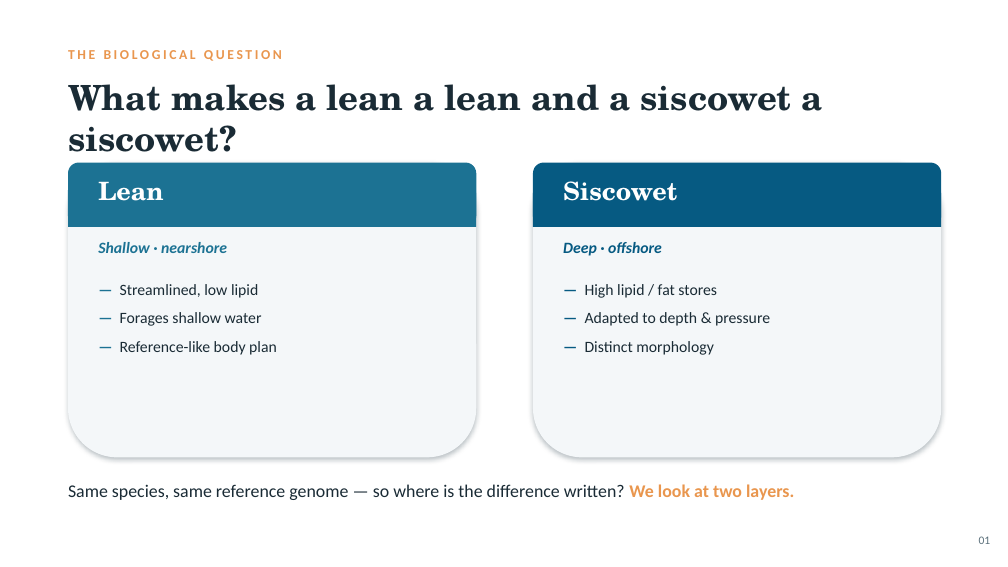
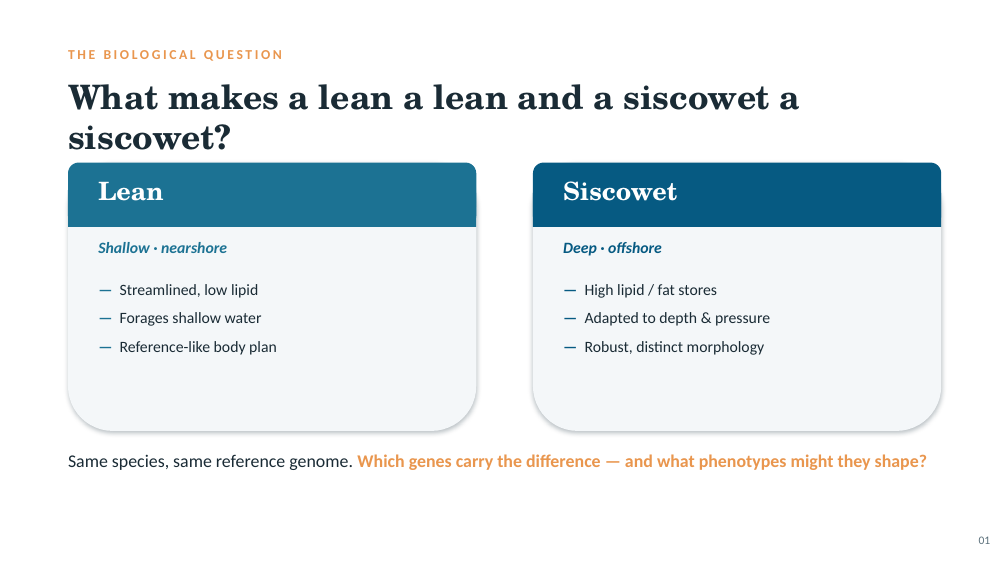
Before and after one commit to RobertsLab/project-lake-trout, a slide deck: slide 2 of output/deck/lake-trout-ecotypes-PAV-methylation.pptx. Drawn at 1008x567 pixels with LibreOffice and Linux fonts; fonts in the diff are those of the drawing. Boxes give left, top, right and bottom in pixels: in the first picture for what was removed or moved away, otherwise in the second. Text is boxed around its words. In the diff, an @@ line names an element or a change of style, - is before the commit and + after.

```diff
--- a/output/deck/lake-trout-ecotypes-PAV-methylation.pptx
+++ b/output/deck/lake-trout-ecotypes-PAV-methylation.pptx
@@ text "What makes a lean a ..." at (68, 84, 801, 150): size 33 to 32 pt @@
@@ rounded rectangle: place and size @@
-rounded rectangle at (68, 163, 476, 457)
+rounded rectangle at (68, 163, 476, 431)
@@ rounded rectangle: place and size @@
-rounded rectangle at (533, 163, 941, 457)
+rounded rectangle at (533, 163, 941, 431)
@@ text at (585, 341, 765, 355): text changed @@
-— Distinct morphology
+— Robust, distinct morphology
@@ text at (68, 454, 927, 470): text changed; text colour #1A2B35 to #E9964E; bold on @@
-Same species, same reference genome — so where is the difference written? We look at two layers.
+Same species, same reference genome. Which genes carry the difference — and what phenotypes might they shape?
```
Also in this commit, not shown: 9 other slides changed, 4 slides added, 1 slide removed, 1 other file.
